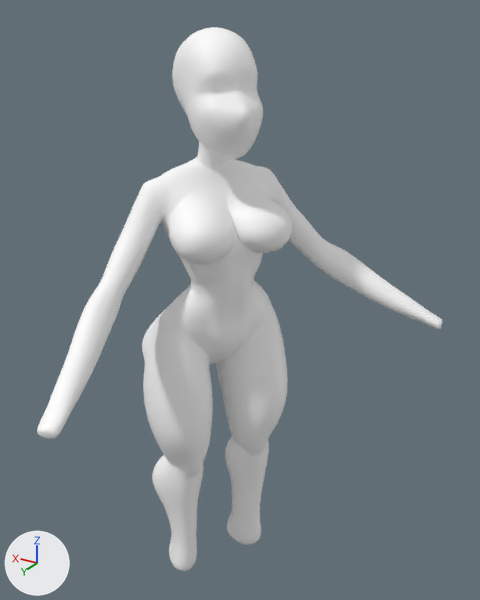
An edit to the glTF model female-sureal-1/female-sureal-1.glb, drawn before and after from the same camera.
Rendered twice from a camera (50 mm lens) standing at (-0.059, 0.0432, 0.1162) and looking at (-0.0164, -0.0278, 0.0807). Lighting does not change. The marker at lower left points along +X, +Y and +Z. Where no turn or scale is listed for an object, it has been applied to the vertices. Vertices at the same position are counted once.

The first picture shows 'Merged_PM3D_Sphere3D3'.
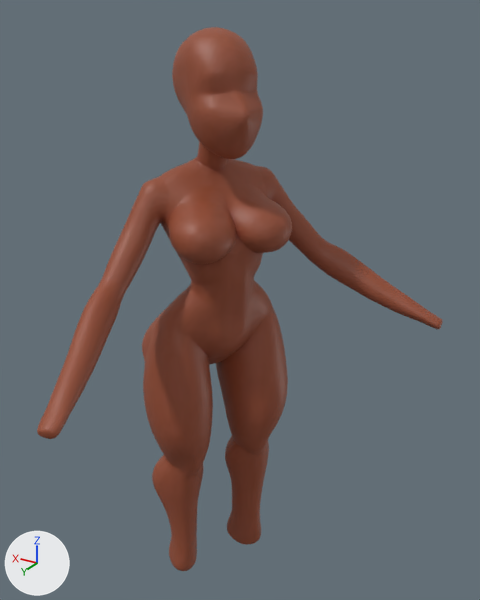
The newer file is also turned or shifted as a whole; pictures and numbers use the older file's frame.

Changed parts and their boxes (x1, y1, x2, y2) in the pictures (480 x 600 px):
'Merged_PM3D_Sphere3D3', recoloured: (37, 27, 442, 571) in both

Diff of the bpy script that builds the scene:
```diff
--- a/female-sureal-1/female-sureal-1.glb.py
+++ b/female-sureal-1/female-sureal-1.glb.py
@@ mat_hair @@
 n0 = _N.new('ShaderNodeBsdfPrincipled'); n0.name = 'Principled BSDF'
-n0.inputs[0].default_value = (1.0, 1.0, 1.0, 1.0)  # 'Base Color', white #ffffff
 n1 = _N.new('ShaderNodeOutputMaterial'); n1.name = 'Material Output'
+n2 = _N.new('ShaderNodeVertexColor'); n2.name = 'Color Attribute'
 _L.new(n0.outputs[0], n1.inputs[0])  # 'BSDF' to 'Surface'
+_L.new(n2.outputs[0], n0.inputs[0])  # 'Color' to 'Base Color'
@@ me_merged_pm3d_sphere3d3 @@
 me_merged_pm3d_sphere3d3.from_pydata(...)  # 13382 vertices, 26760 faces; spans x -0.0283..0.0114, y -0.0188..0.0334, z -0.0445..0.0421
 # used by ob_merged_pm3d_sphere3d3; location = (-0.0103, -0.0319, 0.0726)
+# me_merged_pm3d_sphere3d3 part 1: vertex colours changed
 me_merged_pm3d_sphere3d3.materials.append(mat_hair)
```
